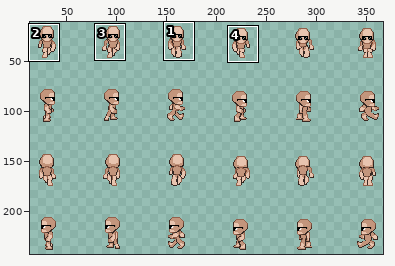
Edited in one commit: sprite sheet (sprite_sheet_walk.png). The first picture is a wide view before the edit; the outline marks the close-up.
Close-up. Before the edit:
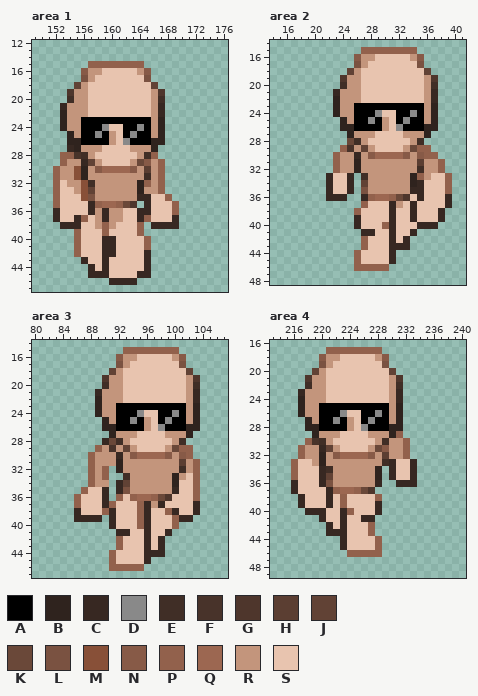
The file is 384x256 pixels. Colours within 5 levels of each other are drawn and written as one. Shown: area 1: x 149..176, y 12..47; area 2: x 14..41, y 14..48; area 3: x 80..107, y 14..47; area 4: x 213..240, y 16..49. The wide view leaves out empty margins. The commit also changed other parts of the picture, which this record leaves out.
Palette (. is transparent): A #000000  B #2f231e  C #372822  D #898989  E #402e26  F #48332a  G #4e362c  H #5b3e32  J #614235  K #6a4839  L #7a5241  M #885038  N #875a47  P #92614c  Q #9c6751  R #c3957c  S #e8c4af
Pixels before, area 1, first column x 152:
15 .....PPPPPPPP.....
16 ....NRRSSSSSRN....
17 ....LRSSSSSSSL....
18 ...JRSSSSSSSSSJ...
19 ..GRRSSSSSSSSSRG..
20 ..ERRSSSSSSSSSRE..
21 .CRRRSSSSSSSSSRC..
22 .BRRRSSSSSSSSSRC..
23 .BRRAAAAAAAAAARB..
24 .BRRAAADSSAADARB..
25 ..BRAADARSADAARB..
26 ..BBAAAARSDAAABB..
27 ..CBRRRSSSSRRRB...
28 .PPFERSSSSSSREP...
29 .PRRCJRSSSSRKNRP..
30 PRRMBRNQQQQNRHRP..
31 PRRMBRRRRRRRRERP..
32 PSRRMERRRRRRBPRP..
33 PSSRMJRRRRRRBRRP..
34 PSSSMLRRRRRRCCSSP.
35 PSSSSCPQQPKG.CSSSP
36 CSSSSCRCRRSSCCSSSP
37 CSSCPSRCRRSSCPSSSC
38 .CCCSSRPRSSSP.CCCC
39 ...PSSSPSSSSP.....
40 ...PSSSCCSSSSP....
41 ...PSSSCCSSSSP....
42 ...PSSSCCSSSSC....
43 ....CSSCSSSSSC....
44 .....CSCSSSSSC....
45 .....CCCSSSSCC....
46 ........CCCC......
Pixels before, area 2, first column x 22:
15 .....PPPPPPPP.....
16 ....NRRSSSSSRN....
17 ....LRSSSSSSSL....
18 ...JRSSSSSSSSSJ...
19 ..GRRSSSSSSSSSRG..
20 ..ERRSSSSSSSSSRE..
21 .CRRRSSSSSSSSSRC..
22 .BRRRSSSSSSSSSRC..
23 .BRRAAAAAAAAAARB..
24 .BRRAAADSSAADARB..
25 ..BRAADARSADAARB..
26 ..BBAAAARSDAAABB..
27 ...BRRRSSSSRRRB...
28 ...KERSSSSSSRE....
29 ..PFRJRSSSSRKPP...
30 .PRRCRNQQQQNRNPP..
31 .PRRBRRRRRRRRHRRP.
32 .PRRBRRRRRRRRERRP.
33 CSSC.ERRRRRRBPRSSP
34 CSSC.JRRRRRRBCSSSP
35 CSSC.LRRRRRRCCSSSP
36 CCC..CPQQPKGSCSSSC
37 .....PSSSCRSCSSSSC
38 ....PSSSSCSSCSSSC.
39 ....CSSSSCSSCSSSC.
40 ....CSSSPCSSSCCC..
41 .....CCSSCSSC.....
42 .....PSSSCSC......
43 .....PSSSCCC......
44 ....PSSSSC........
45 ....PSSSSC........
46 ....PPPPP.........
Pixels before, area 3, first column x 86:
15 .......PPPPPPPP...
16 ......NRRSSSSSRN..
17 ......LRSSSSSSSL..
18 .....JRSSSSSSSSSJ.
19 ....GRRSSSSSSSSSRG
20 ....ERRSSSSSSSSSRE
21 ...CRRRSSSSSSSSSRC
22 ...BRRRSSSSSSSSSRC
23 ...BRRAAAAAAAAAARB
24 ...BRRAAADSSAADARB
25 ....BRAADARSADAARB
26 ....BBAAAARSDAAABB
27 .....BRRRSSSSRRRB.
28 ....CKERSSSSSSRE..
29 ...PRFRJRSSSSRKPP.
30 ..PRRRCRNQQQQNRNP.
31 ..PRRRBRRRRRRRRHRP
32 ..PRP.BRRRRRRRRERP
33 ..PRP..ERRRRRRBRSP
34 ..PRR.CJRRRRRRBSSP
35 .PSSC.CLRRRRRRCSSP
36 PSSSC.PSPQQPKGSSSP
37 PSSSCPSSSPCRCSSSSC
38 CSSSPCSSSPCSSPCSSC
39 CCCC.CSSSPCSSSPCC.
40 .....CSSSPCSSSP...
41 ......CCSSCSSC....
42 ......PSSSCSC.....
43 ......PSSSCSC.....
44 .....PSSSSCCC.....
45 .....PSSSSC.......
46 .....PPPPP........
Pixels before, area 4, first column x 216:
17 .....PPPPPPPP.....
18 ....NRRSSSSSRN....
19 ....LRSSSSSSSL....
20 ...JRSSSSSSSSSJ...
21 ..GRRSSSSSSSSSRG..
22 ..ERRSSSSSSSSSRE..
23 .CRRRSSSSSSSSSRC..
24 .BRRRSSSSSSSSSRC..
25 .BRRAAAAAAAAAARB..
26 .BRRAAADSSAADARB..
27 ..BRAADARSADAARB..
28 ..BBAAAARSDAAABB..
29 ...BRRRSSSSRRRBP..
30 ..PFERSSSSSSRERRP.
31 .PRRCJRSSSSRKNRRP.
32 .PRRBRNQQQQNRHRRP.
33 PSSRBRRRRRRRRECSSC
34 PSSSCERRRRRRB.CSSC
35 PSSSCJRRRRRRB.CSSC
36 CSSSCLRRRRRRC..CCC
37 CSSSSCPQQPKG......
38 .CSSSCSPSSSSP.....
39 .CSSSCSPSSSSC.....
40 ..CCCSSCPSSSC.....
41 ....CSSCSSCC......
42 .....CSCSSSP......
43 .....CCCSSSP......
44 .......CSSSSP.....
45 .......CSSSSP.....
46 ........PPPPP.....
New version:
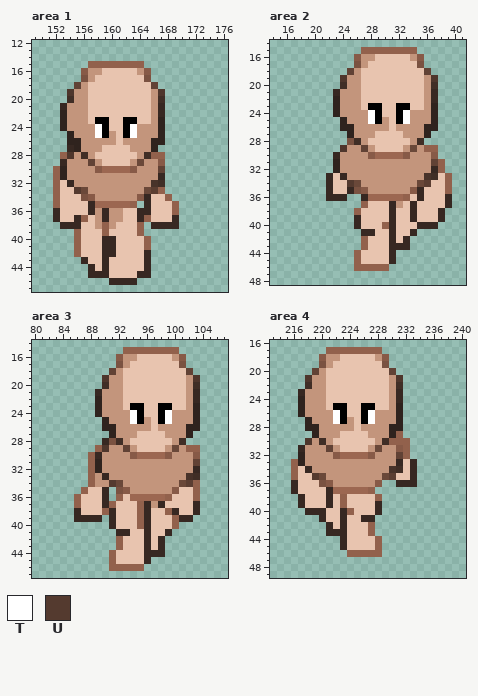
Colours new in this view: T #ffffff  U #543a2f
What changed:
Area 1:
y 23: x 156..157 AA -> RS; x 160..161 AA -> SS; x 164..165 AA -> SS
y 24: x 156..159 AAAD -> RRTA; x 163..165 ADA -> TRR
y 25: x 156..158 AAD -> RRT; x 163..165 DAA -> TRR
y 26: x 156..159 AAAA -> RRRR; x 162..165 DAAA -> RRRR
y 28: x 154..155 PF -> GR; x 167 . -> P
y 29: x 153 P -> C; x 156 C -> R; x 165 N -> R; x 167 P -> N
y 30: x 153 R -> B; x 155..156 MB -> RR; x 165 H -> R; x 167 P -> J
y 31: x 153 R -> B; x 155..156 MB -> RR; x 165 E -> R; x 167 P -> C
y 32: x 154 R -> C; x 156..157 ME -> RR; x 164..167 BPRP -> RRFE
y 33: x 155..157 RMJ -> UKR; x 164..166 BRR -> RKH
y 34: x 156..157 ML -> LN; x 164 C -> N
y 35: x 158 P -> Q; x 161..163 PKG -> QQP
Area 2:
y 23: x 26..27 AA -> RS; x 30..31 AA -> SS; x 34..35 AA -> SS
y 24: x 26..29 AAAD -> RRTA; x 33..35 ADA -> TRR
y 25: x 26..28 AAD -> RRT; x 33..35 DAA -> TRR
y 26: x 26..29 AAAA -> RRRR; x 32..35 DAAA -> RRRR
y 28: x 25 K -> L
y 29: x 24..25 PF -> GR; x 35 P -> R; x 37 . -> P
y 30: x 23 P -> C; x 26 C -> R; x 35..37 NPP -> RRN
y 31: x 23 P -> B; x 26 B -> R; x 35 H -> R; x 37 R -> J
y 32: x 23 P -> B; x 26 B -> R; x 35 E -> R; x 37 R -> C
y 33: x 24..27 SC.E -> CRRR; x 34..37 BPRS -> RRFE
y 34: x 25..27 C.J -> UKR; x 34..36 BCS -> RKH
y 35: x 26..27 .L -> LN; x 34 C -> N
y 36: x 28 P -> Q; x 31..33 PKG -> QQP
Area 3:
y 23: x 92..93 AA -> RS; x 96..97 AA -> SS; x 100..101 AA -> SS
y 24: x 92..95 AAAD -> RRTA; x 99..101 ADA -> TRR
y 25: x 92..94 AAD -> RRT; x 99..101 DAA -> TRR
y 26: x 92..95 AAAA -> RRRR; x 98..101 DAAA -> RRRR
y 28: x 91 K -> L
y 29: x 90..91 RF -> GR; x 101 P -> R; x 103 . -> P
y 30: x 89 R -> C; x 92 C -> R; x 101..103 NP. -> RRN
y 31: x 89 R -> B; x 92 B -> R; x 101 H -> R; x 103 P -> J
y 32: x 89..92 RP.B -> BRRR; x 101 E -> R; x 103 P -> C
y 33: x 90..93 P..E -> CRRR; x 100 B -> R; x 102..103 SP -> FE
y 34: x 91..93 .CJ -> UKR; x 100..102 BSS -> RKH
y 35: x 92..93 CL -> LN; x 100 C -> N
y 36: x 94 P -> Q; x 97..99 PKG -> QQP
Area 4:
y 25: x 220..221 AA -> RS; x 224..225 AA -> SS; x 228..229 AA -> SS
y 26: x 220..223 AAAD -> RRTA; x 227..229 ADA -> TRR
y 27: x 220..222 AAD -> RRT; x 227..229 DAA -> TRR
y 28: x 220..223 AAAA -> RRRR; x 226..229 DAAA -> RRRR
y 30: x 218..219 PF -> GR; x 230..231 RR -> PP
y 31: x 217 P -> C; x 220 C -> R; x 229 N -> R; x 231 R -> N
y 32: x 217 P -> B; x 220 B -> R; x 229 H -> R; x 231 R -> J
y 33: x 217..218 SS -> BR; x 220 B -> R; x 229..231 ECS -> RRC
y 34: x 218..221 SSCE -> CRRR; x 228..231 B.CS -> RRFE
y 35: x 219..221 SCJ -> UKR; x 228..230 B.C -> RKH
y 36: x 220..221 CL -> LN; x 228 C -> N
y 37: x 222 P -> Q; x 225..227 PKG -> QQP
Boxes around the changes in both close-ups, in picture pixels (x1, y1, x2, y2):
changed: (60, 117, 165, 208)
changed: (333, 103, 438, 201)
changed: (95, 403, 200, 501)
changed: (298, 403, 403, 494)
